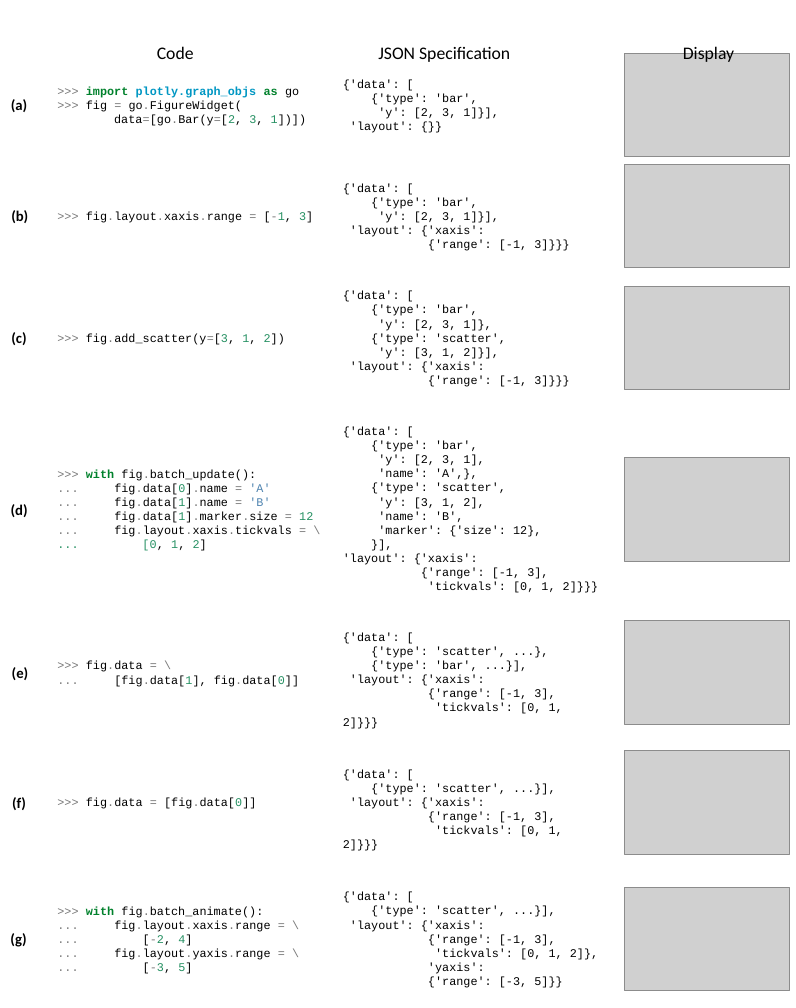
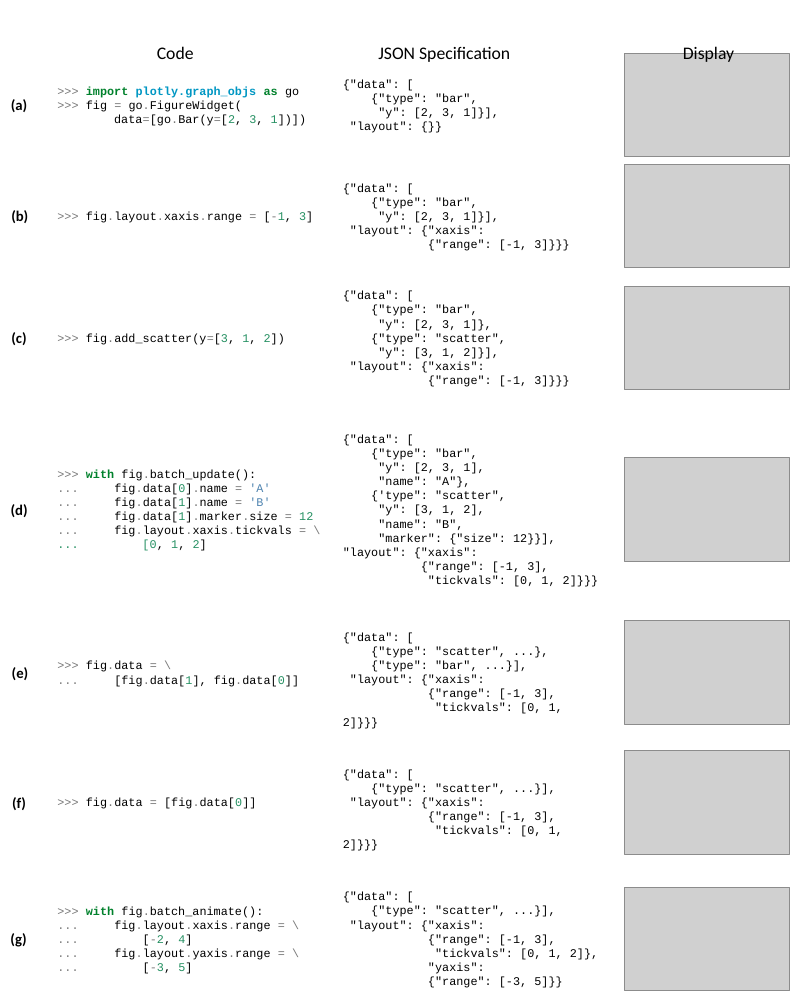
Before and after one commit to scipy-conference/scipy_proceedings, a slide deck: slide 1 of papers/jon_mease/powerpoint/figure_api_example.pptx. Drawn at 796x1008 pixels with LibreOffice and Linux fonts; fonts in the diff are those of the drawing; grey boxes stand for pictures. Boxes give left, top, right and bottom in pixels: in the first picture for what was removed or moved away, otherwise in the second. Text is boxed around its words. In the diff, an @@ line names an element or a change of style, - is before the commit and + after.

```diff
--- a/papers/jon_mease/powerpoint/figure_api_example.pptx
+++ b/papers/jon_mease/powerpoint/figure_api_example.pptx
@@ text at box(343, 80, 498, 133): text changed @@
-{'data': [
-{'type': 'bar',
-'y': [2, 3, 1]}],
-'layout': {}}
+{"data": [
+{"type": "bar",
+"y": [2, 3, 1]}],
+"layout": {}}
@@ text at box(343, 183, 569, 251): text changed @@
-{'data': [
-{'type': 'bar',
-'y': [2, 3, 1]}],
-'layout': {'xaxis':
-{'range': [-1, 3]}}}
+{"data": [
+{"type": "bar",
+"y": [2, 3, 1]}],
+"layout": {"xaxis":
+{"range": [-1, 3]}}}
@@ text at box(343, 291, 569, 387): text changed @@
-{'data': [
-{'type': 'bar',
-'y': [2, 3, 1]},
-{'type': 'scatter',
-'y': [3, 1, 2]}],
-'layout': {'xaxis':
-{'range': [-1, 3]}}}
+{"data": [
+{"type": "bar",
+"y": [2, 3, 1]},
+{"type": "scatter",
+"y": [3, 1, 2]}],
+"layout": {"xaxis":
+{"range": [-1, 3]}}}
@@ text at box(343, 435, 598, 587): text changed @@
-{'data': [
-{'type': 'bar',
-'y': [2, 3, 1],
-'name': 'A',},
-{'type': 'scatter',
-'y': [3, 1, 2],
-'name': 'B',
-'marker': {'size': 12},
-}],
-'layout': {'xaxis':
-{'range': [-1, 3],
-'tickvals': [0, 1, 2]}}}
+{"data": [
+{"type": "bar",
+"y": [2, 3, 1],
+"name": "A"},
+{'type": "scatter",
+"y": [3, 1, 2],
+"name": "B",
+"marker": {"size": 12}}],
+"layout": {"xaxis":
+{"range": [-1, 3],
+"tickvals": [0, 1, 2]}}}
@@ text at box(343, 633, 563, 729): text changed @@
-{'data': [
-{'type': 'scatter', ...},
-{'type': 'bar', ...}],
-'layout': {'xaxis':
-{'range': [-1, 3],
-'tickvals': [0, 1, 2]}}}
+{"data": [
+{"type": "scatter", ...},
+{"type": "bar", ...}],
+"layout": {"xaxis":
+{"range": [-1, 3],
+"tickvals": [0, 1, 2]}}}
@@ text at box(343, 770, 563, 851): text changed @@
-{'data': [
-{'type': 'scatter', ...}],
-'layout': {'xaxis':
-{'range': [-1, 3],
-'tickvals': [0, 1, 2]}}}
+{"data": [
+{"type": "scatter", ...}],
+"layout": {"xaxis":
+{"range": [-1, 3],
+"tickvals": [0, 1, 2]}}}
@@ text at box(343, 892, 598, 988): text changed @@
-{'data': [
-{'type': 'scatter', ...}],
-'layout': {'xaxis':
-{'range': [-1, 3],
-'tickvals': [0, 1, 2]},
-'yaxis':
-{'range': [-3, 5]}}
+{"data": [
+{"type": "scatter", ...}],
+"layout": {"xaxis":
+{"range": [-1, 3],
+"tickvals": [0, 1, 2]},
+"yaxis":
+{"range": [-3, 5]}}
```
Also in this commit, not shown: 9 other files.
